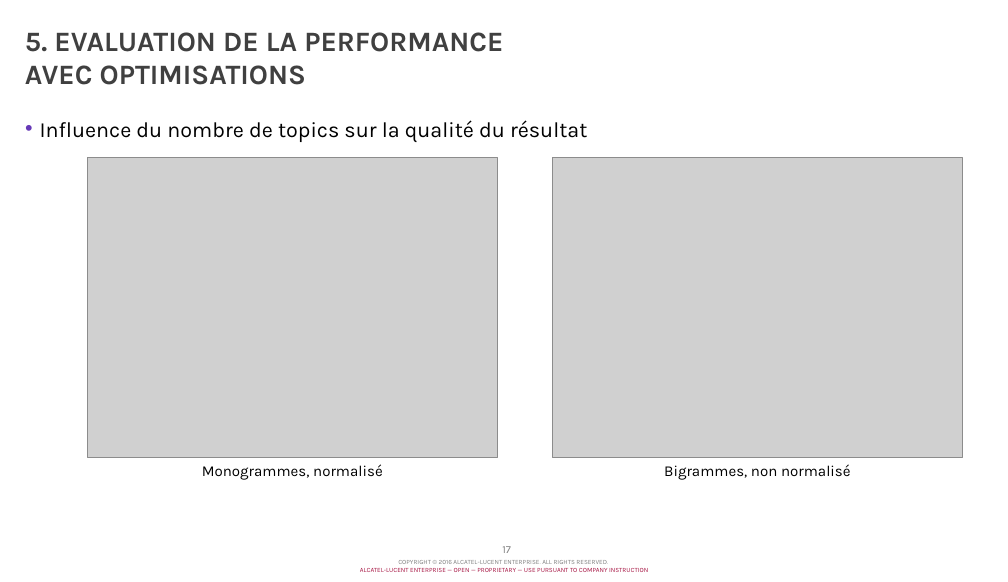
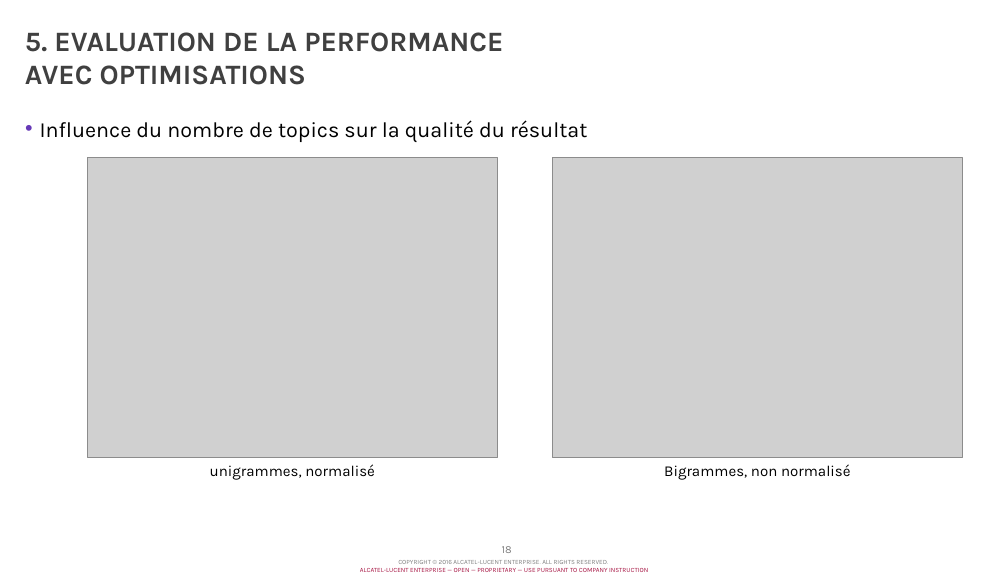
Before and after one commit to chmuths/projet_6, a slide deck: slide 18 of docs/Projet 6 - C. Muths - Traitement langage naturel.pptx (slide 17 before the commit). Drawn at 1008x582 pixels with LibreOffice and Linux fonts; fonts in the diff are those of the drawing; grey boxes stand for pictures; background and template pictures are left out. Boxes give left, top, right and bottom in pixels: in the first picture for what was removed or moved away, otherwise in the second. Text is boxed around its words. In the diff, an @@ line names an element or a change of style, - is before the commit and + after.

```diff
--- a/docs/Projet 6 - C. Muths - Traitement langage naturel.pptx
+++ b/docs/Projet 6 - C. Muths - Traitement langage naturel.pptx
@@ text at [210, 464, 375, 480]: text changed @@
-Monogrammes, normalisé
+unigrammes, normalisé
@@ page number at [502, 546, 512, 553]: text changed @@
-17
+18
```
Also in this commit, not shown: 10 other slides changed, 2 slides added, 4 other files.
